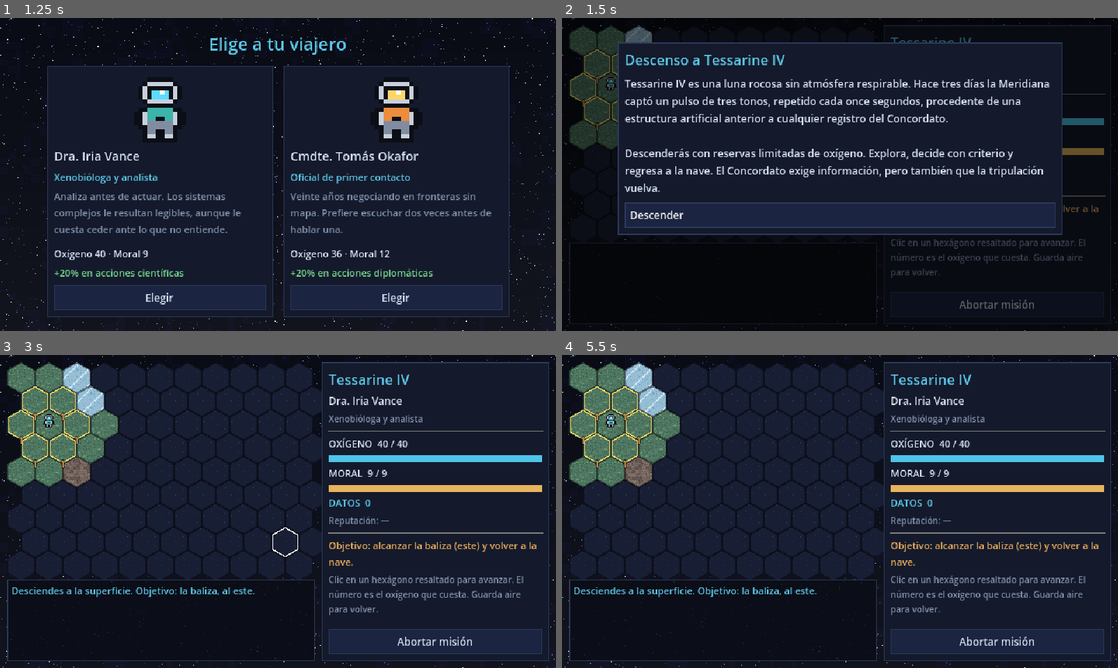
Above: before the commit, frames 1-4 (two rows, left to right).
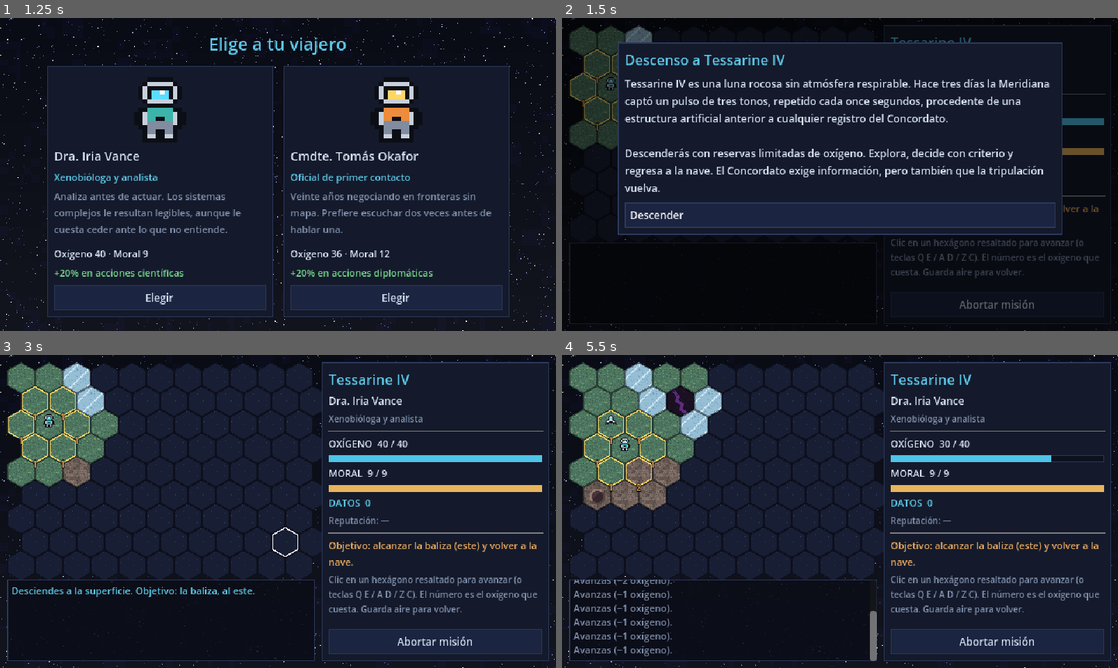
Above: after the commit, the same moments.

Repository: inadcl/LeyendasEstelares
Game: Godot game, scene res://scenes/main.tscn
Same seed, same stepped clock (60 frames per second), same inputs: the game is played once before the commit and once after it.
Inputs (mouse positions are in pixels of both pictures, inside the frame that each line leads up to):
- Up to frame 1 (1.25 s): click "Nueva expedición" at 0.5 s
- Up to frame 2 (1.5 s): click "Elegir" at 1.25 s
- Up to frame 3 (3 s): click "Abortar misión" at 2 s; click "Descender" at 2.75 s
- Up to frame 4 (5.5 s): tap Enter at 3.5, 5 s; move the mouse to (962, 495) at 3.52 s; hold D 3.53-4.28 s; tap E at 3.6 s; click (962, 495) at 3.67 s; tap Q at 3.8, 4.35 s; tap Space at 4.25 s; move the mouse to (728, 527) at 4.27 s; hold A 4.28-5.03 s; click (728, 527) at 4.42 s; tap Z at 4.55, 5.1 s; move the mouse to (895, 442) at 5.02 s; hold D from 5.03 s (still down); click (895, 442) at 5.17 s; tap C at 5.3 s

Frame 1 is identical in both runs. In frame 2, 0.5% of the frame differs, in the area x 59-97%, y 70-84%; in frame 3, 0.7%; in frame 4, 6.5%, in the area x 1-98%, y 2-98%.

Commit message:
Corrige el movimiento: los Control raíz absorbían los clics del mapa
Los Control de pantalla (MOUSE_FILTER_STOP por defecto) consumían el clic
antes de _unhandled_input, así que el mapa no respondía. Ahora ignoran el
ratón, el clic se convierte a coordenadas locales y se añade control por
teclado (Q E A D Z C). Nueva prueba de UI con eventos reales; verificado en
Godot 4.3 y 4.7.

Co-Authored-By: Claude Sonnet 5.5 <noreply@anthropic.com>
Claude-Session: https://claude.ai/code/session_01Ru1USyDRza2ajvXRQVYajV

Diff:
--- a/scripts/main.gd
+++ b/scripts/main.gd
@@ -6,6 +6,7 @@
 
 func _ready() -> void:
 	theme = UITheme.build()
+	mouse_filter = Control.MOUSE_FILTER_IGNORE
 	_show_title()
 
 
--- a/scripts/ui/map_screen.gd
+++ b/scripts/ui/map_screen.gd
@@ -24,6 +24,7 @@
 
 func _ready() -> void:
 	set_anchors_and_offsets_preset(PRESET_FULL_RECT)
+	mouse_filter = Control.MOUSE_FILTER_IGNORE  # si no, este Control se come los clics del mapa
 	_rng.randomize()
 	var seed_value := int(planet.get("seed", 1)) + _rng.randi() % 100000
 	expedition = Expedition.new(GameState, planet, Content.events, seed_value)
@@ -78,7 +79,7 @@
 	v.add_child(HSeparator.new())
 	_goal_label = UITheme.label("", UITheme.WARN, 11)
 	v.add_child(_goal_label)
-	var hint := UITheme.label("Clic en un hexágono resaltado para avanzar. El número es el oxígeno que cuesta. Guarda aire para volver.", UITheme.DIM, 10)
+	var hint := UITheme.label("Clic en un hexágono resaltado para avanzar (o teclas Q E / A D / Z C). El número es el oxígeno que cuesta. Guarda aire para volver.", UITheme.DIM, 10)
 	v.add_child(hint)
 	var spacer := Control.new()
 	spacer.size_flags_vertical = Control.SIZE_EXPAND_FILL
--- a/scripts/ui/planet_map_view.gd
+++ b/scripts/ui/planet_map_view.gd
@@ -8,6 +8,7 @@
 var enabled := true
 var _hover := Vector2i(-1, -1)
 
+const KEY_DIRS: Array[int] = [KEY_D, KEY_E, KEY_Q, KEY_A, KEY_Z, KEY_C]
 const _HEX_OFFSET := Vector2(HexGrid.W / 2.0, HexGrid.H / 2.0)
 
 
@@ -37,9 +38,16 @@
 	if not enabled or expedition == null:
 		return
 	if event is InputEventMouseButton and event.pressed and event.button_index == MOUSE_BUTTON_LEFT:
-		var c := cell_at(get_local_mouse_position())
+		var local := make_input_local(event) as InputEventMouseButton
+		var c := cell_at(local.position)
 		if c != Vector2i(-1, -1):
 			cell_clicked.emit(c)
+	elif event is InputEventKey and event.pressed and not event.echo:
+		# Teclas alrededor de la S: D=E, E=NE, Q=NO, A=O, Z=SO, C=SE (mismo orden que HexGrid.neighbors).
+		var idx: int = KEY_DIRS.find(event.keycode)
+		if idx >= 0:
+			cell_clicked.emit(HexGrid.neighbors(expedition.player)[idx])
+			get_viewport().set_input_as_handled()
 
 
 func _draw() -> void:
--- /dev/null
+++ b/tests/ui_test.gd
@@ -0,0 +1,63 @@
+extends Node
+## Prueba de interfaz con eventos de entrada reales: clic y teclado deben mover al jugador.
+## godot --headless --path . res://tests/ui_test.tscn
+
+var _failures := 0
+
+
+func _ready() -> void:
+	var main: Control = load("res://scenes/main.tscn").instantiate()
+	add_child(main)
+	await get_tree().process_frame
+	main._show_avatars()
+	await get_tree().process_frame
+	GameState.start_run(Content.avatar_by_id("vance"), Content.factions)
+	main._start_planet()
+	await get_tree().process_frame
+	var screen: MapScreen = main._current
+	var ex := screen.expedition
+	var view: PlanetMapView = screen._view
+	_check(not view.enabled, "el mapa está bloqueado durante el briefing")
+	screen._close_overlay()
+	await get_tree().process_frame
+	_check(view.enabled, "el mapa se activa al descender")
+
+	# Clic real sobre un hexágono adyacente transitable.
+	var target := _adjacent(ex)
+	var start := ex.player
+	var click := InputEventMouseButton.new()
+	click.button_index = MOUSE_BUTTON_LEFT
+	click.pressed = true
+	click.position = view.global_position + HexGrid.center(target)
+	click.global_position = click.position
+	get_viewport().push_input(click)
+	await get_tree().process_frame
+	_check(ex.player == target, "un clic sobre un hexágono adyacente mueve al jugador (%s → %s)" % [start, ex.player])
+
+	# Teclado: cada tecla corresponde a un vecino; alguna debe poder moverse.
+	var before := ex.player
+	for key in [KEY_D, KEY_E, KEY_C, KEY_A, KEY_Q, KEY_Z]:
+		if ex.player != before or not screen._view.enabled:
+			break
+		var ev := InputEventKey.new()
+		ev.keycode = key
+		ev.pressed = true
+		get_viewport().push_input(ev)
+		await get_tree().process_frame
+	_check(ex.player != before or not screen._view.enabled, "el teclado mueve al jugador (o abre un evento)")
+
+	print("\n%s (%d fallos)" % ["UI OK" if _failures == 0 else "FALLOS", _failures])
+	get_tree().quit(0 if _failures == 0 else 1)
+
+
+func _adjacent(ex: Expedition) -> Vector2i:
+	for n in HexGrid.neighbors(ex.player):
+		if ex.can_move(n) and ex.map.poi_at(n).is_empty():
+			return n
+	return ex.player
+
+
+func _check(cond: bool, msg: String) -> void:
+	print(("  ok: " if cond else "  FALLO: ") + msg)
+	if not cond:
+		_failures += 1
--- /dev/null
+++ b/tests/ui_test.tscn
@@ -0,0 +1,6 @@
+[gd_scene load_steps=2 format=3]
+
+[ext_resource type="Script" path="res://tests/ui_test.gd" id="1"]
+
+[node name="UITest" type="Node"]
+script = ExtResource("1")
Not shown, changed: art/avatar_okafor.png.import
Not shown, changed: art/avatar_vance.png.import
Not shown, changed: art/bg_stars.png.import
Not shown, changed: art/hl_hover.png.import
Not shown, changed: art/hl_reach.png.import
Not shown, changed: art/poi_beacon.png.import
Not shown, changed: art/poi_life.png.import
Not shown, changed: art/poi_ruins.png.import
Not shown, changed: art/poi_signal.png.import
Not shown, changed: art/poi_wreck.png.import
Not shown, changed: art/ship.png.import
Not shown, changed: art/tile_crater.png.import
(and 23 more such lines)
